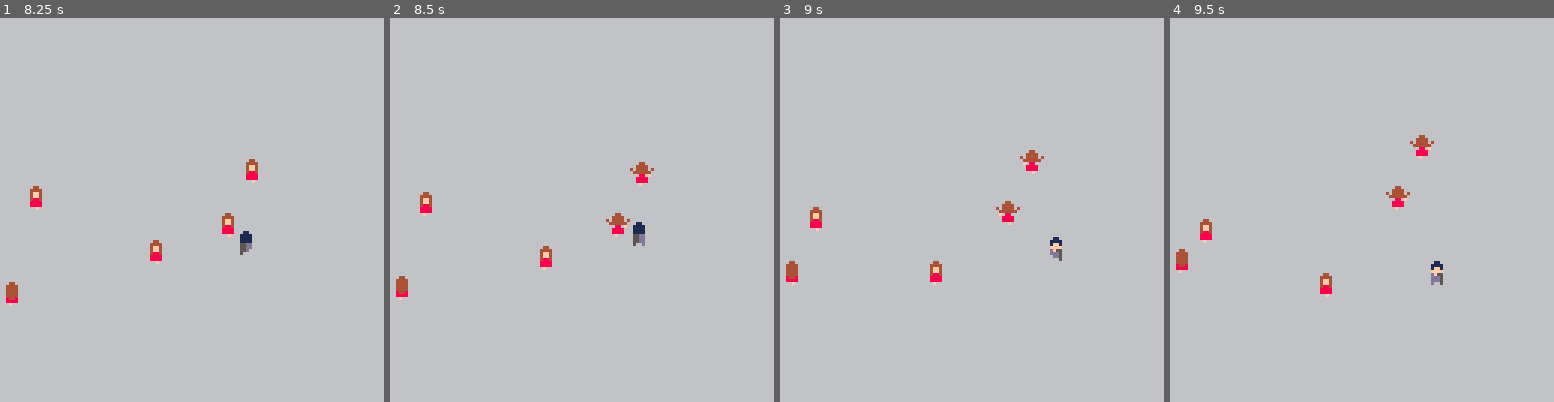
Above: before the commit, frames 1-4 (left to right).
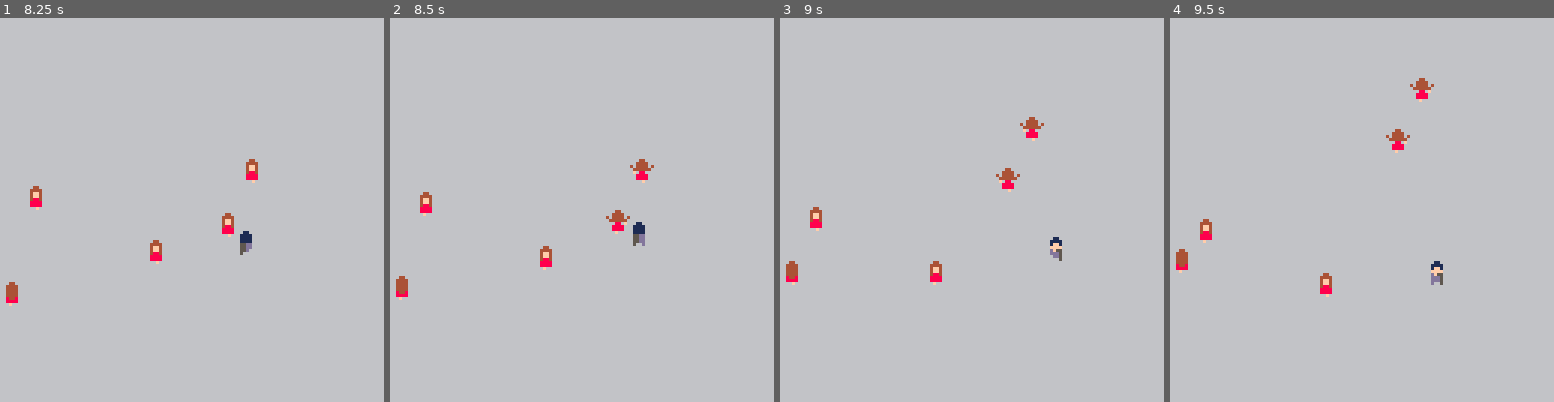
Above: after the commit, the same moments.

Repository: Wagomu056/SKing
Game: PICO-8 cartridge s-king.p8
The game is run twice, just before and just after one commit, with the same random seed, the same clock (stepped at 60 frames per second) and the same inputs.
Inputs:
- Up to frame 1 (8.25 s): tap O (Z key) at 0.33, 0.7, 1.43, 2.22, 3.1, 3.98, 4.87, 5.75, 6.63, 7.52 s; hold Left 1.97-2.37 s; hold Down 2.42-2.82 s; hold Right 2.87-3.53 s; hold Up 3.58-4.08 s; hold Right 4.13-4.53 s; hold Down 4.58-5.08 s; hold Left 5.13-5.8 s; hold Up 5.85-6.18 s; hold Left 6.23-6.63 s; hold Down 6.68-7.08 s; hold Right 7.13-7.8 s; hold Up from 7.85 s (still down)
- Up to frame 2 (8.5 s): release Up at 8.35 s; tap O (Z key) at 8.4 s; hold Right from 8.4 s (still down)
- Up to frame 3 (9 s): release Right at 8.8 s; hold Down from 8.85 s (still down)
- Up to frame 4 (9.5 s): tap O (Z key) at 9.28 s; release Down at 9.35 s; hold Left from 9.4 s (still down)

Frame 1 is identical in both runs. In frame 2, 0.3% of the frame differs, in the area x 56-69%, y 36-58%; in frame 3, 0.7%, in the area x 56-69%, y 25-54%; in frame 4, 0.7%.

Commit message:
女性: 逃げるときにスピードを上げる

Diff:
--- a/s-king.p8
+++ b/s-king.p8
@@ -48,6 +48,7 @@
 --[[
 actor functions
 --]]
+local default_anim_interval=16
 actor={}
 actor.new=function(spr_offset)
 	local obj={}
@@ -59,13 +60,14 @@
 	obj.spr_offset=spr_offset
 	obj.is_r_foot=false
 	obj.dir_type="down"
+	obj.anim_interval=default_anim_interval
 
 	obj.switch_dir=function(self,dir_type)
 		self.dir_type=dir_type
 	end
 
-	obj.set_spr_offset=function(self,spr_offset)
-		self.spr_offset=spr_offset
+	obj.reset_anim_interval=function(self)
+		self.anim_interval=default_anim_interval
 	end
 
 	return obj
@@ -77,6 +79,7 @@
 	-- normal,wonder,escape
 	obj.status="normal"
 	obj.sight=col.new(8,16)
+	obj.speed_rate=1.0
 
 	obj.respawn=function(self,x,y,dir_type)
 		self.x=x;self.y=y
@@ -103,6 +106,17 @@
 		self.sight:move(self.x,self.y)
 	end
 
+	obj.set_speed_rate=function(self,rate)
+		self.speed_rate=rate
+
+		self.anim_interval=
+			default_anim_interval/rate
+	end
+
+	obj.get_speed=function(self)
+		return 0.3*self.speed_rate
+	end
+
 	obj.mirror_dir=function(self)
 		if self.dir_type=="up" then
 			self.dir_type="down"
@@ -118,9 +132,11 @@
 		self.status=status
 		if self.status=="escape" then
 			self:mirror_dir()
-			self:set_spr_offset(0x20)
+			self.spr_offset=0x20
+			self:set_speed_rate(3.0)
 		elseif self.status=="normal" then
-			self:set_spr_offset(0x10)
+			self.spr_offset=0x10
+			self:set_speed_rate(1.0)
 		end
 	end
 	return obj
@@ -149,7 +165,7 @@
 	if(actor.dir_type=="up")actor.spr_idx=bor(actor.spr_idx,0x1)
 
 	actor.t+=1
-	if(actor.t%16==0)then
+	if(actor.t%actor.anim_interval<1)then
 		switch_foot_actor(actor)
 	end
 end
@@ -252,7 +268,7 @@
 function move_girl(gl)
 	if(not gl.is_real)return
 
-	local speed=0.3
+	local speed=gl:get_speed()
 	if gl.dir_type=="up" then
 		speed*=-1
 	end
